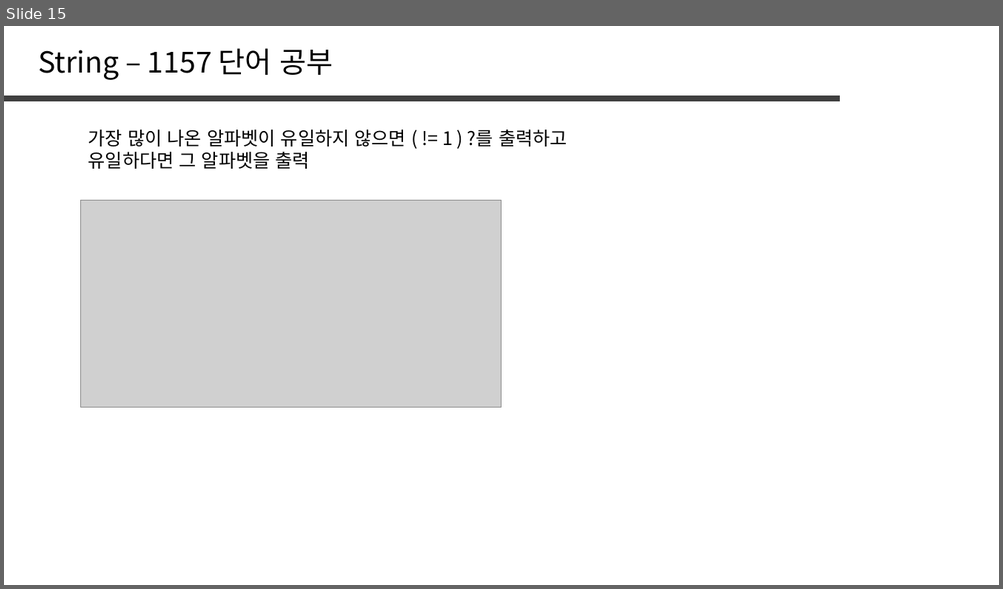
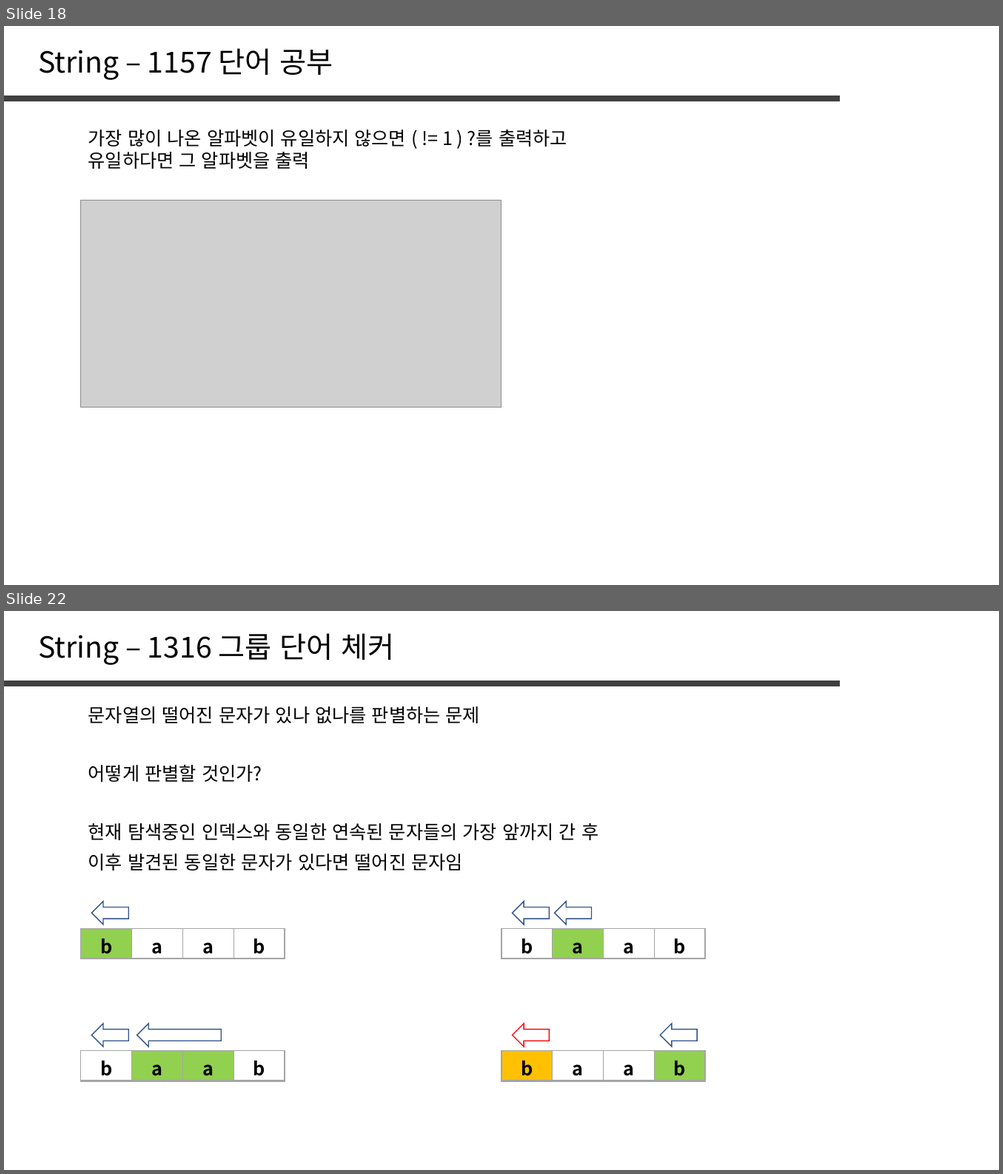
Before and after one commit to jaehoo1/PS-study, a slide deck: study/2_String.pptx. Shown one above the other, each under a label of ours: slide 15 before the commit, slides 18 and 22 after it; the slides between them are not shown. The pictures are 1003x589 and 1003x1174 pixels, drawn with LibreOffice and Linux fonts; fonts in the diff are those of the drawing; grey boxes stand for pictures. Boxes give left, top, right and bottom in pixels: in the first picture for what was removed or moved away, otherwise in the second. Text is boxed around its words. In the diff, an @@ line names an element or a change of style, - is before the commit and + after.

```diff
--- a/study/2_String.pptx
+++ b/study/2_String.pptx
@@ slide 22 added at (x1=4, y1=611, x2=999, y2=1170), background #FFFFFF @@
@@ text added at (x1=38, y1=633, x2=395, y2=665), 28 pt, text #000000 @@
+String – 1316 그룹 단어 체커
@@ line added from (4, 684) to (839, 684), #404040 6 pt @@
@@ text added at (x1=88, y1=706, x2=480, y2=723), 18 pt, text #000000 @@
+문자열의 떨어진 문자가 있나 없나를 판별하는 문제
@@ text added at (x1=88, y1=765, x2=262, y2=782), 18 pt, text #000000 @@
+어떻게 판별할 것인가?
@@ text added at (x1=88, y1=823, x2=598, y2=840), 18 pt, text #000000 @@
+현재 탐색중인 인덱스와 동일한 연속된 문자들의 가장 앞까지 간 후
@@ text added at (x1=88, y1=854, x2=463, y2=871), 18 pt, text #000000 @@
+이후 발견된 동일한 문자가 있다면 떨어진 문자임
@@ right arrow added at (x1=91, y1=902, x2=128, y2=925), outline #325491 1 pt @@
@@ right arrow added at (x1=512, y1=902, x2=549, y2=925), outline #325491 1 pt @@
@@ right arrow added at (x1=555, y1=902, x2=591, y2=925), outline #325491 1 pt @@
@@ table added at (x1=81, y1=929, x2=284, y2=960), 1 rows, 4 columns @@
+b | a | a | b
@@ table added at (x1=502, y1=929, x2=705, y2=960), 1 rows, 4 columns @@
+b | a | a | b
@@ right arrow added at (x1=91, y1=1024, x2=128, y2=1047), outline #325491 1 pt @@
@@ right arrow added at (x1=136, y1=1024, x2=221, y2=1047), outline #325491 1 pt @@
@@ right arrow added at (x1=512, y1=1024, x2=549, y2=1047), outline #FF0000 1 pt @@
@@ right arrow added at (x1=660, y1=1024, x2=697, y2=1047), outline #325491 1 pt @@
@@ table added at (x1=81, y1=1051, x2=284, y2=1084), 1 rows, 4 columns @@
+b | a | a | b
@@ table added at (x1=502, y1=1051, x2=705, y2=1084), 1 rows, 4 columns @@
+b | a | a | b
@@ what was slide 15 is now slide 18 @@
```
Also in this commit, not shown: 4 slides changed, 5 other slides added, 7 slides removed.
